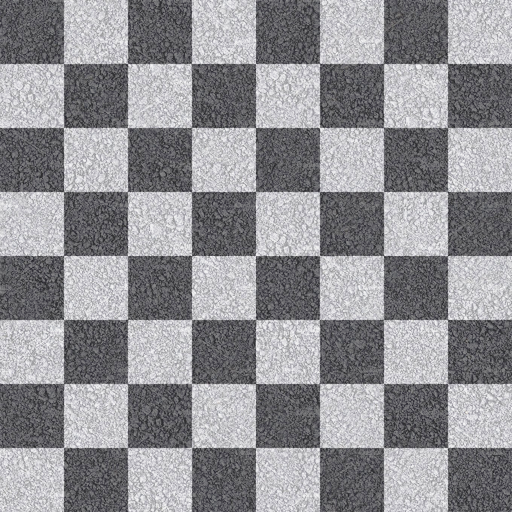
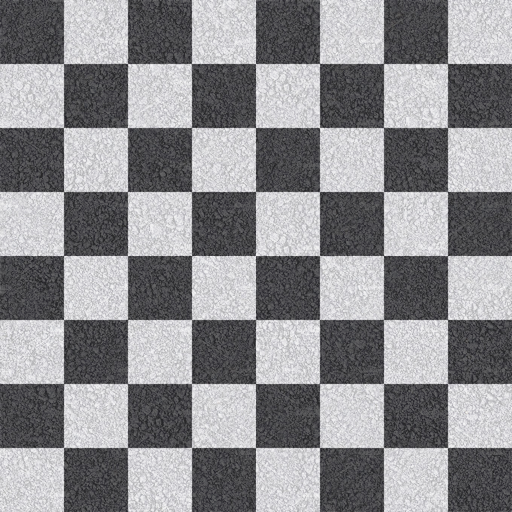
Before/after of a 512px x 512px layered artwork. What changed in the layer stack:
"Layer 3": opacity 50% → 65% over [0,0,512,512]
